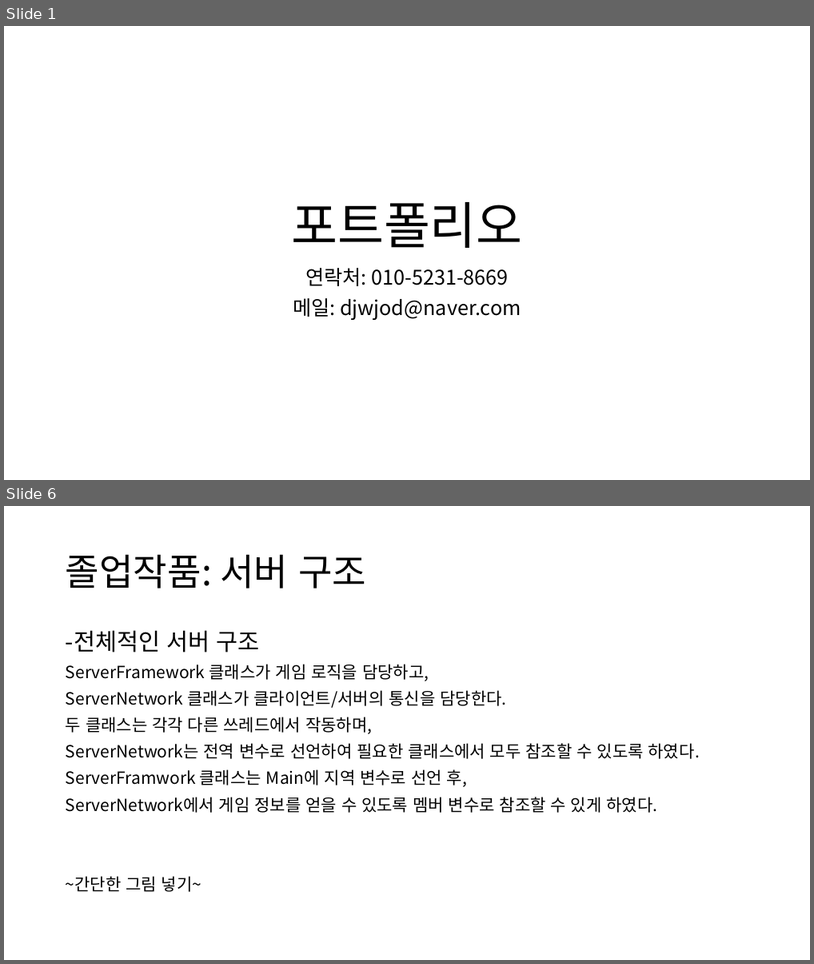
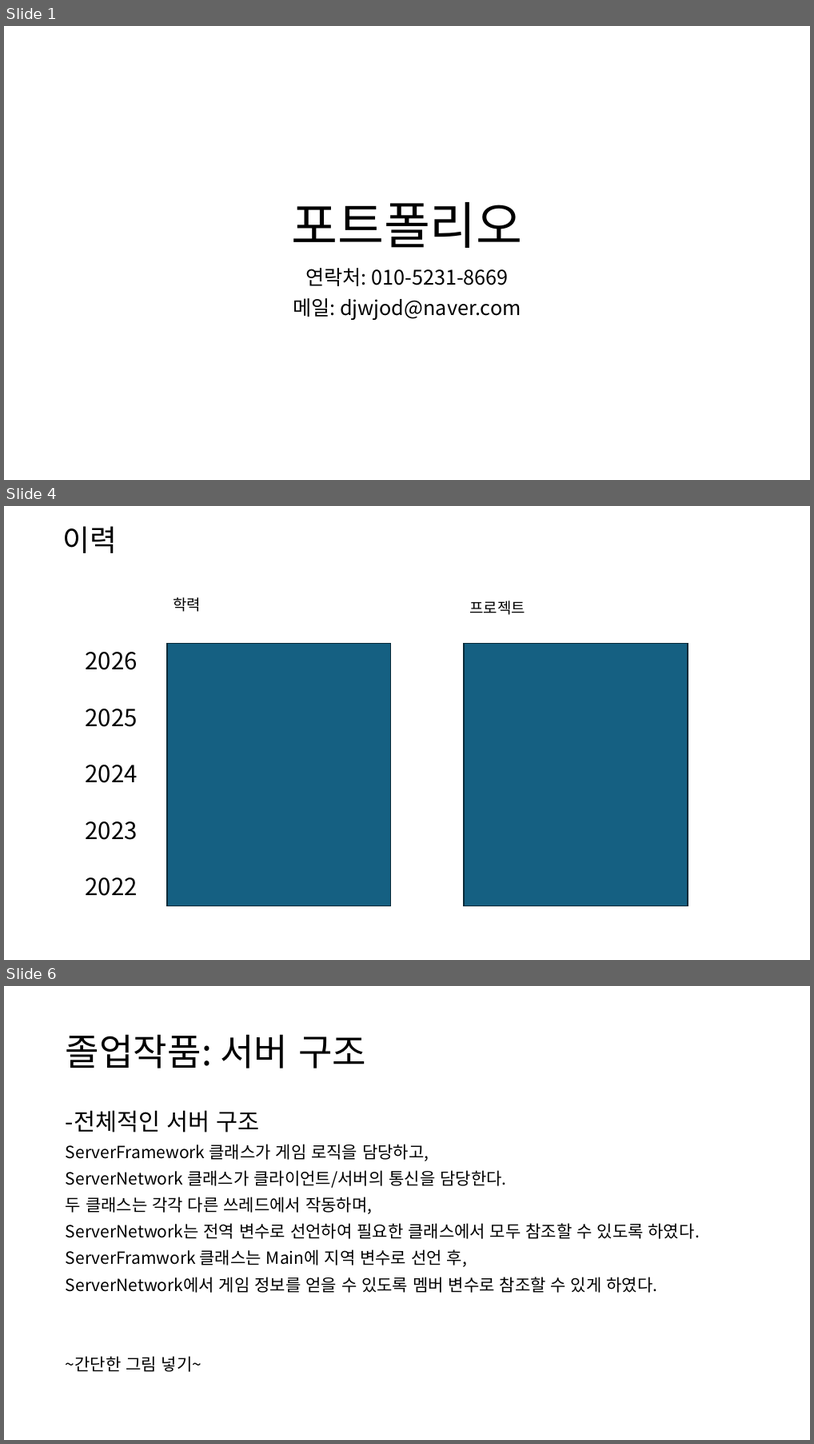
Before and after one commit to kimi5231/B1A2_project, a slide deck: 포트폴리오/임수영/포트폴리오.pptx. Shown one above the other, each under a label of ours: slides 1 and 6 before the commit, slides 1, 4 and 6 after it; the slides between them are not shown. The pictures are 814x964 and 814x1444 pixels, drawn with LibreOffice and Linux fonts; fonts in the diff are those of the drawing. Boxes give left, top, right and bottom in pixels: in the first picture for what was removed or moved away, otherwise in the second. Text is boxed around its words. In the diff, an @@ line names an element or a change of style, - is before the commit and + after.

```diff
--- a/포트폴리오/임수영/포트폴리오.pptx
+++ b/포트폴리오/임수영/포트폴리오.pptx
@@ slide 4 added at [4,506,810,960], background #FFFFFF @@
@@ text added at [63,526,118,553], 35.1 pt, text #000000 @@
+이력
@@ text added at [173,597,201,612], 18 pt, text #000000 @@
+학력
@@ text added at [470,600,526,615], 18 pt, text #000000 @@
+프로젝트
@@ rectangle added at [167,644,391,906], fill #156082, outline #092A39 1.5 pt @@
@@ rectangle added at [464,644,688,906], fill #156082, outline #092A39 1.5 pt @@
@@ text added at [86,652,138,896], 28 pt, text #000000 @@
+2026
+2025
+2024
+2023
+2022
```
Also in this commit, not shown: 5 slides changed, 2 slides removed, 1 other file.
